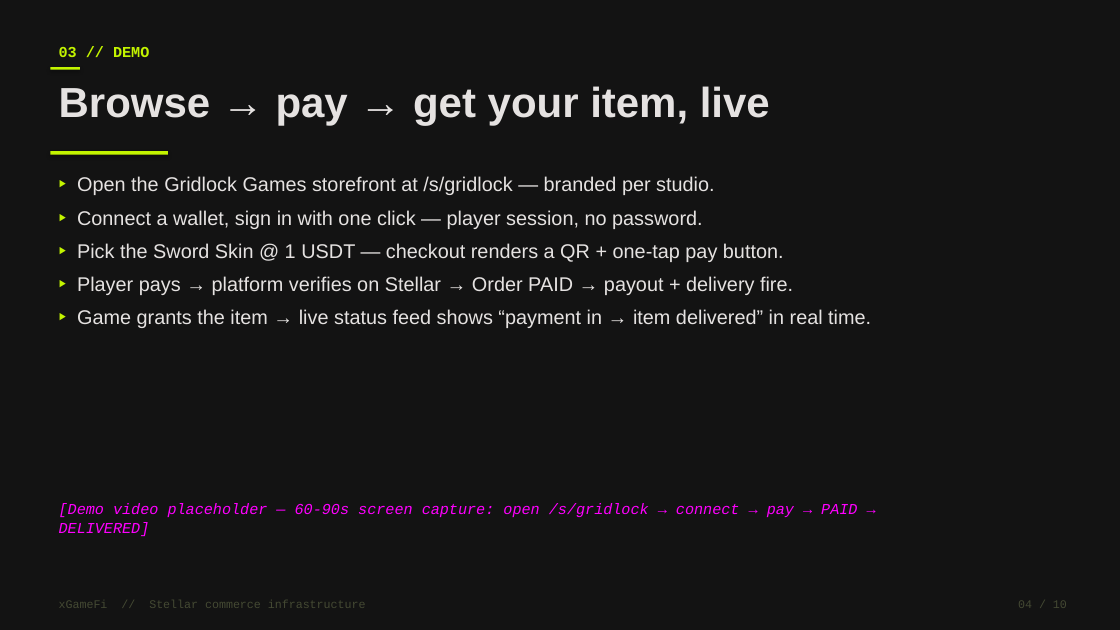
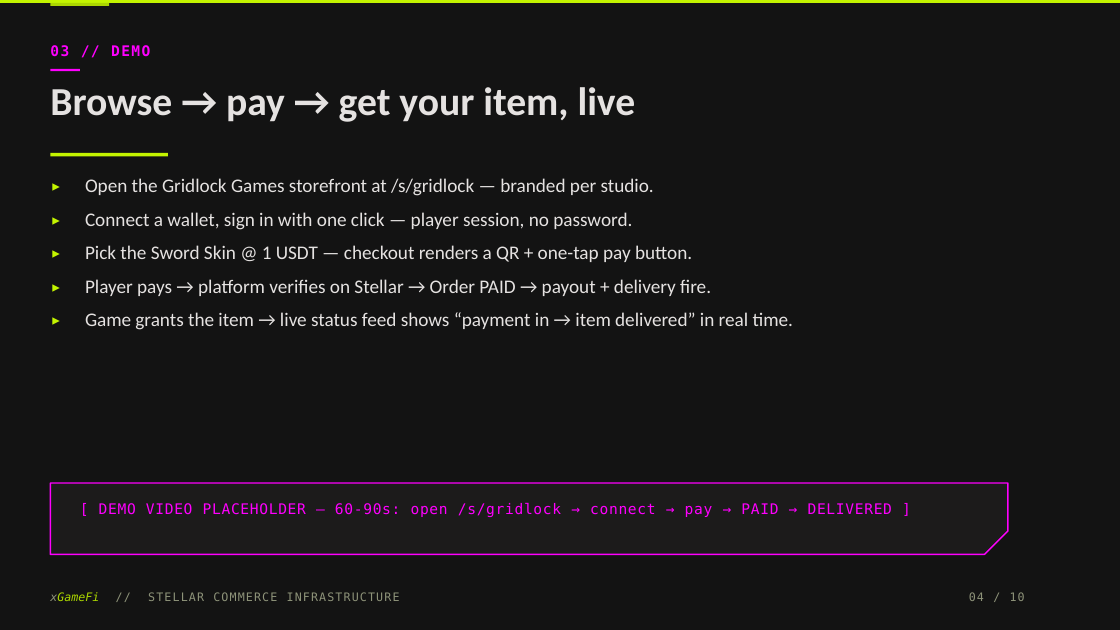
Before and after one commit to christian-manalang/xgamefi, a slide deck: slide 4 of docs/pitch-deck-v3.pptx. Drawn at 1120x630 pixels with LibreOffice and Linux fonts; fonts in the diff are those of the drawing. Boxes give left, top, right and bottom in pixels: in the first picture for what was removed or moved away, otherwise in the second. Text is boxed around its words. In the diff, an @@ line names an element or a change of style, - is before the commit and + after.

```diff
--- a/docs/pitch-deck-v3.pptx
+++ b/docs/pitch-deck-v3.pptx
@@ rectangle added at (0, 0, 1120, 3), fill #C3F400 @@
@@ rectangle: place and size @@
-rectangle at (50, 67, 80, 70)
+rectangle at (50, 3, 109, 5)
@@ rectangle at (50, 3, 109, 5): fill #C3F400 to #ABD600; shadow off @@
@@ text "03 // DEMO" at (50, 45, 150, 57): size 13 to 12.5 pt, font Courier New to DejaVu Sans Mono, text colour #C3F400 to #FE00FE, letter spacing 0 to 1.2 pt @@
@@ text "Browse → pay → get ..." at (50, 87, 636, 122): size 36 to 34 pt, font Arial to Calibri @@
@@ rectangle added at (50, 69, 80, 71), fill #FE00FE @@
@@ rectangle at (50, 153, 168, 156): shadow off @@
@@ text at (85, 178, 793, 330): text changed; size 17 to 16.5 pt; font Arial to Calibri @@
-‣ Open the Gridlock Games storefront at /s/gridlock — branded per studio.
-‣ Connect a wallet, sign in with one click — player session, no password.
-‣ Pick the Sword Skin @ 1 USDT — checkout renders a QR + one-tap pay button.
-‣ Player pays → platform verifies on Stellar → Order PAID → payout + delivery fire.
-‣ Game grants the item → live status feed shows “payment in → item delivered” in real time.
+▸ Open the Gridlock Games storefront at /s/gridlock — branded per studio.
+▸ Connect a wallet, sign in with one click — player session, no password.
+▸ Pick the Sword Skin @ 1 USDT — checkout renders a QR + one-tap pay button.
+▸ Player pays → platform verifies on Stellar → Order PAID → payout + delivery fire.
+▸ Game grants the item → live status feed shows “payment in → item delivered” in real time.
@@ freeform shape added at (50, 483, 1008, 555), fill #1C1B1B, outline #FE00FE 1.25 pt @@
@@ text at (99, 503, 892, 517): text changed; size 13 to 12.5 pt; font Courier New to DejaVu Sans Mono; italic off @@
-[Demo video placeholder — 60-90s screen capture: open /s/gridlock → connect → pay → PAID → DELIVERED]
+[ DEMO VIDEO PLACEHOLDER — 60-90s: open /s/gridlock → connect → pay → PAID → DELIVERED ]
@@ text at (50, 592, 400, 601): text changed; font Courier New to DejaVu Sans Mono; text colour #444933 to #8E9379 @@
-xGameFi // Stellar commerce infrastructure
+xGameFi // STELLAR COMMERCE INFRASTRUCTURE
@@ text "04 / 10": place and size @@
-text "04 / 10" at (1018, 600, 1067, 608)
+text "04 / 10" at (969, 592, 1025, 601)
@@ text "04 / 10" at (969, 592, 1025, 601): font Courier New to DejaVu Sans Mono, text colour #444933 to #8E9379, letter spacing 0 to 1 pt @@
```
Also in this commit, not shown: 9 other slides changed.
